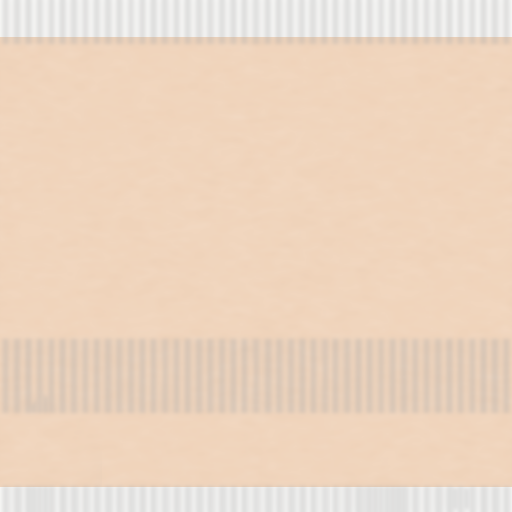
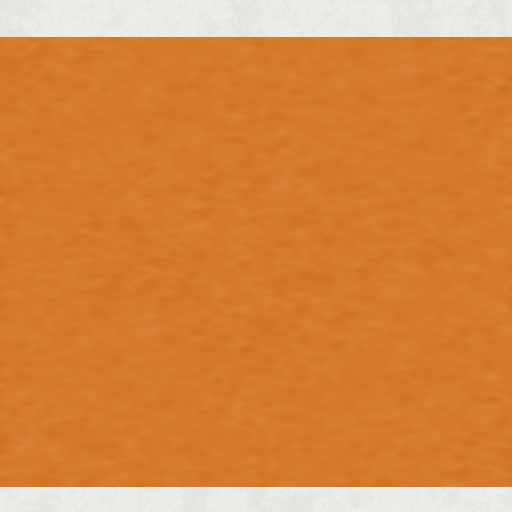
Layered file, before and after one edit (w=512, h=512). Changes by layer:
hid "Widoczny #1", painted on it, unmasked it over <box>0,0,512,512</box>
added layer "Warstwa #3" (15%) above "Warstwa #2" over <box>0,0,512,512</box>
showed "Warstwa #2", painted on it over <box>0,0,512,512</box>
